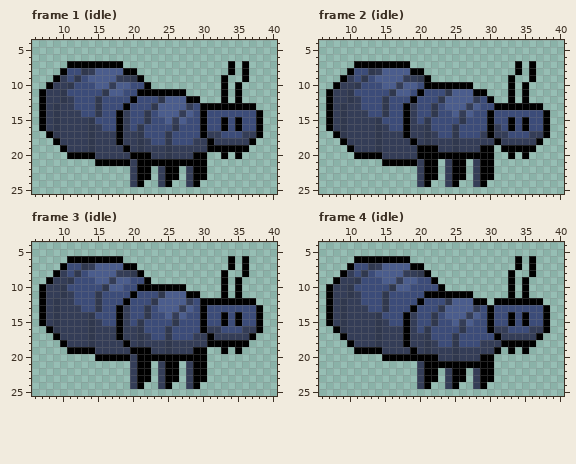
Pixel-art file, stored at assets/sprites/characters/ant.aseprite. The picture above was drawn from the file before the commit.
48x32 pixels, 8 frames. Shown: frame 1 (idle): x 6..40, y 4..25; frame 2 (idle): x 6..40, y 4..25; frame 3 (idle): x 6..40, y 4..25; frame 4 (idle): x 6..40, y 4..25.
And afterwards:
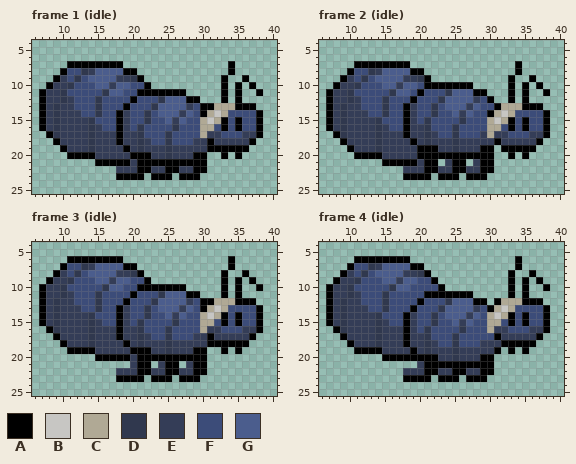
Palette (. is transparent): A #000000  B #c7c6c3  C #b0a995  D #30384e  E #343d57  F #3c4c79  G #4b5d8d
The edit:
Changed rows in their new state; - is an unchanged pixel.
Frame 1 (idle), layers "Layer 2", "Layer 3":
first column x 30:
 7 ------.--
 8 ------.--
10 -------A-
11 --------A
13 --CCC----
14 -CBC-----
15 CBC------
16 CC-------
17 C--------
first column x 18:
22 EE---E---E---
23 AAA-.AA-.AA-.
24 --..--..--..-
Frame 2 (idle), layers "Layer 2", "Layer 3": the same change as frame 1 (idle)
Frame 3 (idle), layers "Layer 2", "Layer 3":
first column x 30:
 6 ------.--
 7 ------.--
 9 -------A-
10 --------A
12 --CCC----
13 -CBC-----
14 CBC------
15 CC-------
16 C--------
first column x 18:
22 EE---E---E---
23 AAA-.AA-.AA-.
24 --..--..--..-
Frame 4 (idle), layers "Layer 2", "Layer 3": the same change as frame 3 (idle)
